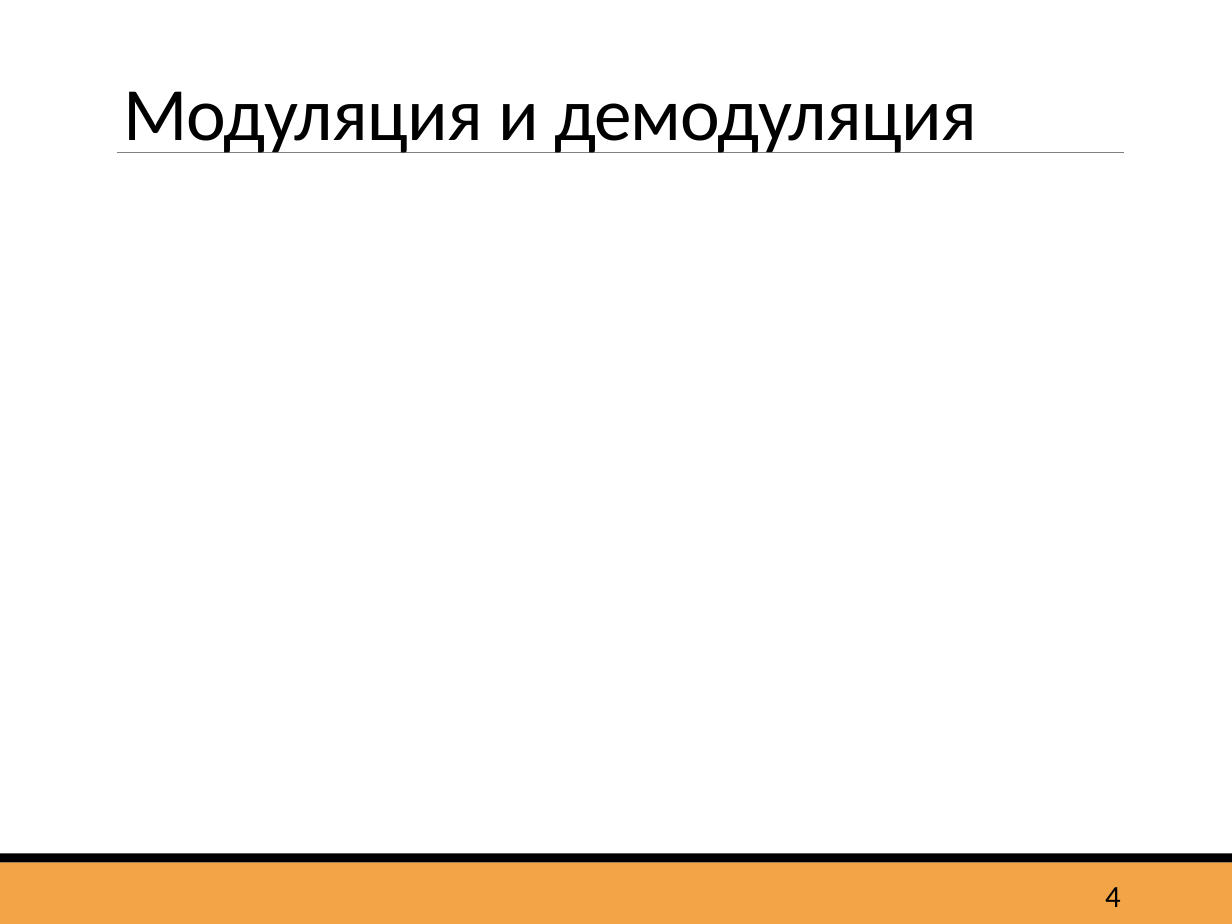
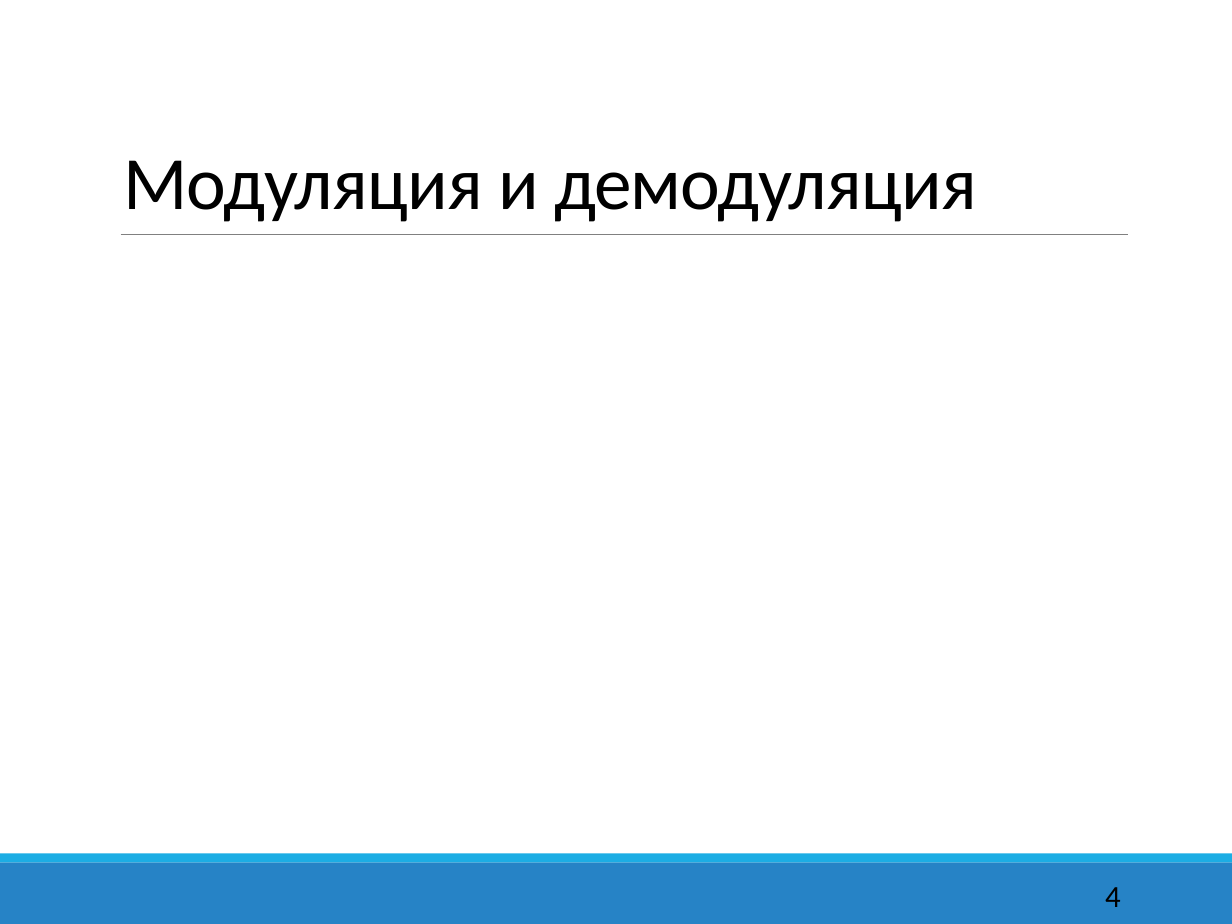
Before and after one commit to Zheki4S/Adaptive_modulation, a slide deck: slide 4 of Presentation_Simonov.PPTX. Drawn at 1232x924 pixels with LibreOffice and Linux fonts; fonts in the diff are those of the drawing; grey boxes stand for pictures. Boxes give left, top, right and bottom in pixels: in the first picture for what was removed or moved away, otherwise in the second. Text is boxed around its words. In the diff, an @@ line names an element or a change of style, - is before the commit and + after.

```diff
--- a/Presentation_Simonov.PPTX
+++ b/Presentation_Simonov.PPTX
@@ title "Модуляция и демодуляция": place and size @@
-title "Модуляция и демодуляция" at box(123, 91, 977, 153)
+title "Модуляция и демодуляция" at box(123, 160, 977, 222)
@@ line moved from (117, 152) - (1124, 152) to (121, 234) - (1127, 234) @@
@@ rectangle at box(0, 862, 1232, 924): fill #F3A447 to #2683C6 @@
@@ rectangle at box(0, 854, 1232, 862): fill #000000 to #1CADE4 @@
```
Also in this commit, not shown: 15 other slides changed.
